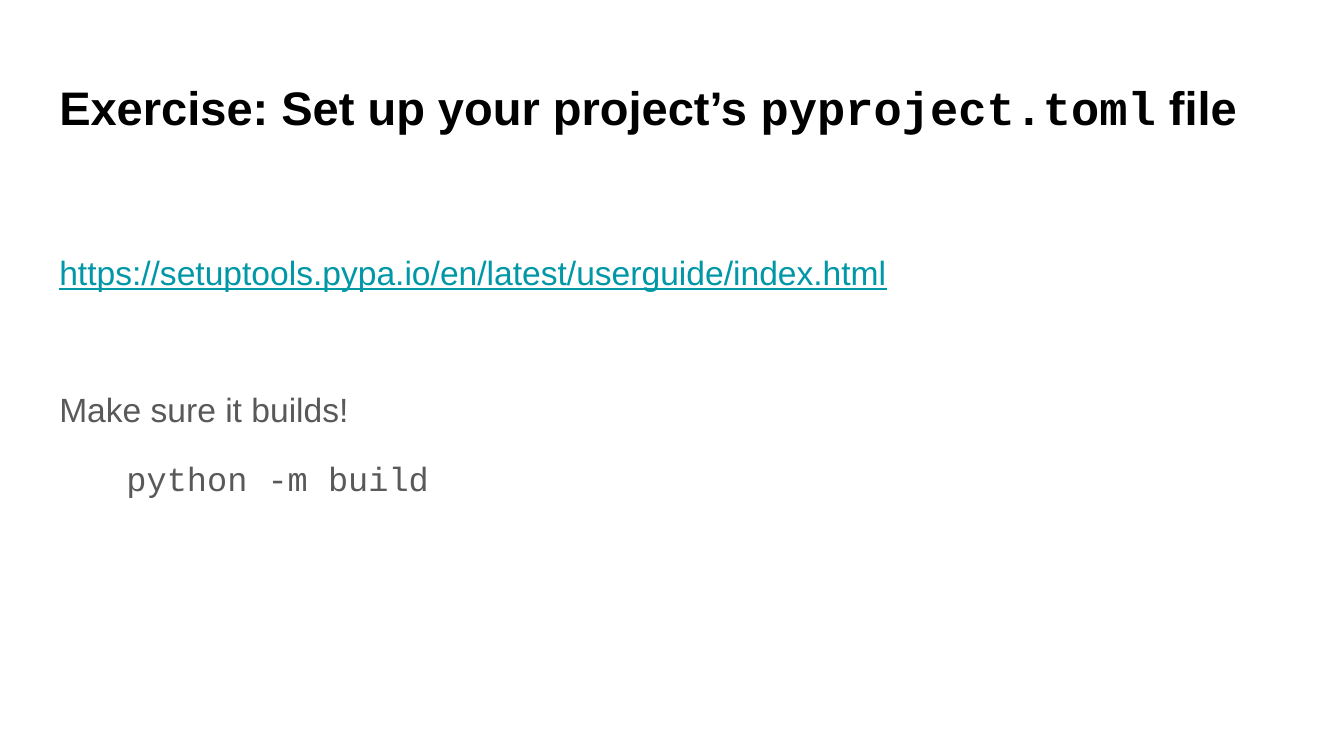
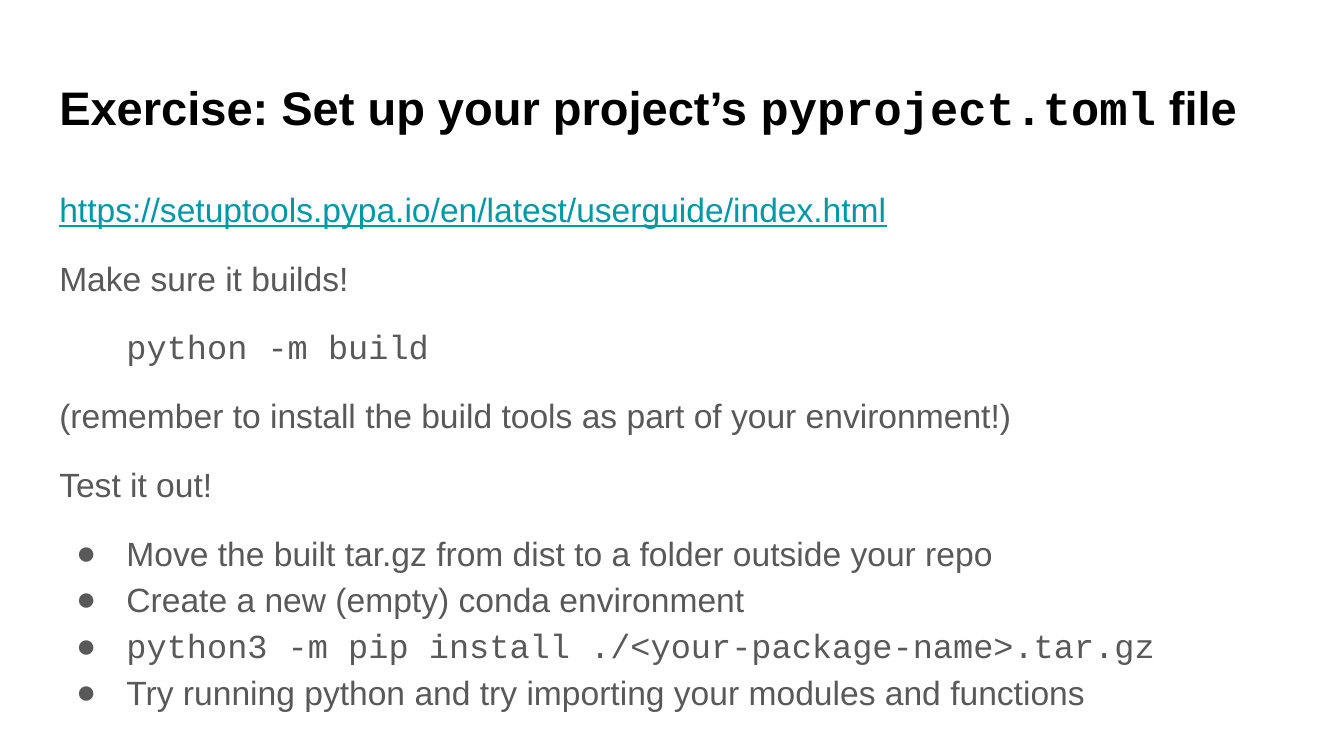
Before and after one commit to UWDATA515/lecture-materials, a slide deck: slide 13 of 09/DATA515_09_Packages.pptx (slide 11 before the commit). Drawn at 1344x756 pixels with LibreOffice and Linux fonts; fonts in the diff are those of the drawing; background and template pictures are left out. Boxes give left, top, right and bottom in pixels: in the first picture for what was removed or moved away, otherwise in the second. Text is boxed around its words. In the diff, an @@ line names an element or a change of style, - is before the commit and + after.

```diff
--- a/09/DATA515_09_Packages.pptx
+++ b/09/DATA515_09_Packages.pptx
@@ text at <box>59,197,886,228</box>: less space between paragraphs @@
@@ text at <box>59,403,1155,711</box>: paragraphs added @@
+(remember to install the build tools as part of your environment!)
+Test it out!
+● Move the built tar.gz from dist to a folder outside your repo
+● Create a new (empty) conda environment
+● python3 -m pip install ./<your-package-name>.tar.gz
+● Try running python and try importing your modules and functions
```
Also in this commit, not shown: 4 other slides changed, 2 slides added, 10 other files.
